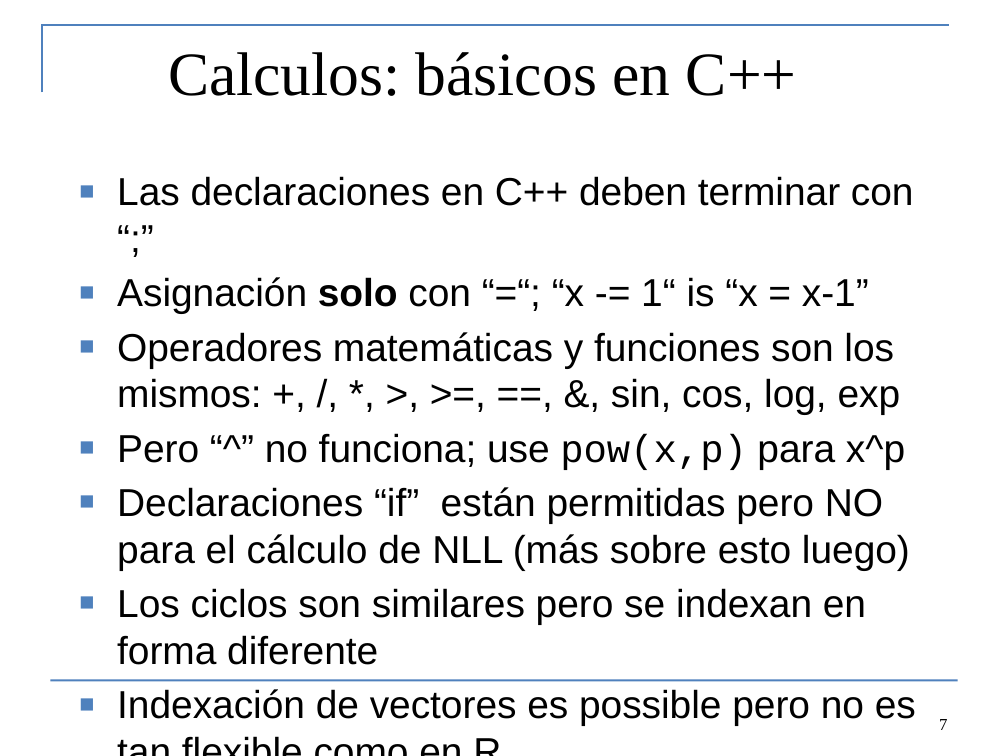
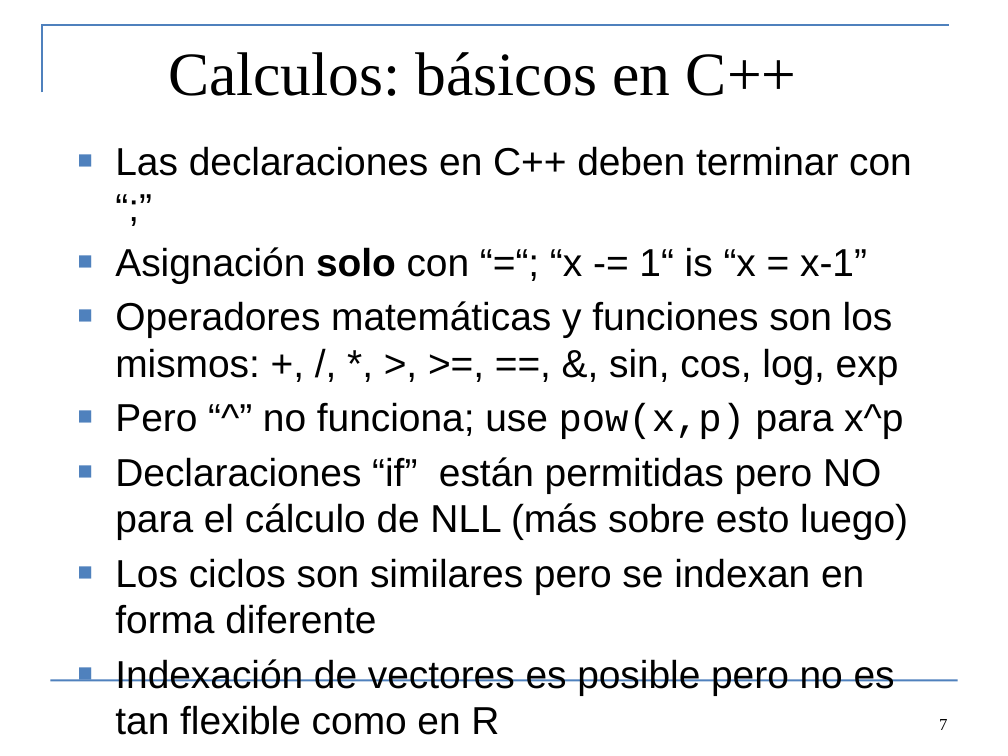
Before and after one commit to Cole-Monnahan-NOAA/tmb_workshop, a slide deck: slide 7 of day2/lecture2_TMB_syntax_spa.pptx. Drawn at 1008x756 pixels with LibreOffice and Linux fonts; fonts in the diff are those of the drawing. Boxes give left, top, right and bottom in pixels: in the first picture for what was removed or moved away, otherwise in the second. Text is boxed around its words. In the diff, an @@ line names an element or a change of style, - is before the commit and + after.

```diff
--- a/day2/lecture2_TMB_syntax_spa.pptx
+++ b/day2/lecture2_TMB_syntax_spa.pptx
@@ text "Las declaraciones en C++ deben ...": place and size @@
-text "Las declaraciones en C++ deben ..." at [117,176,916,726]
+text "Las declaraciones en C++ deben ..." at [115,146,912,735]
@@ text at [115,659,895,735]: text changed @@
-■ Indexación de vectores es possible pero no es tan flexible como en R
+■ Indexación de vectores es posible pero no es tan flexible como en R
```
Also in this commit, not shown: 7 other slides changed, 4 other files.
